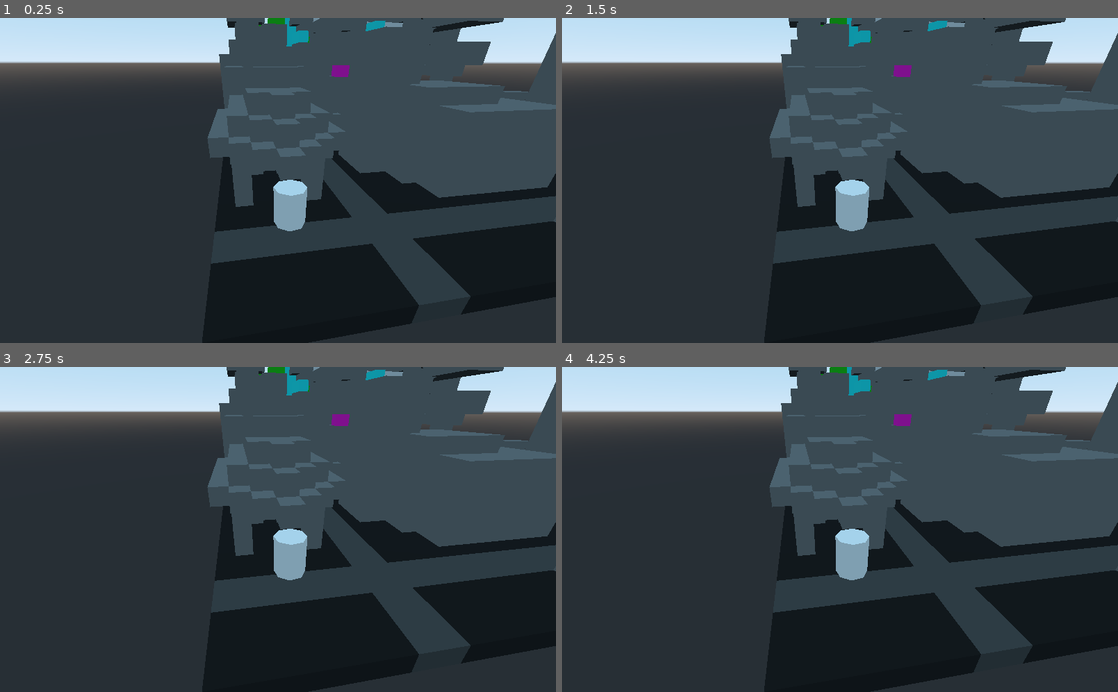
Above: before the commit, frames 1-4 (two rows, left to right).
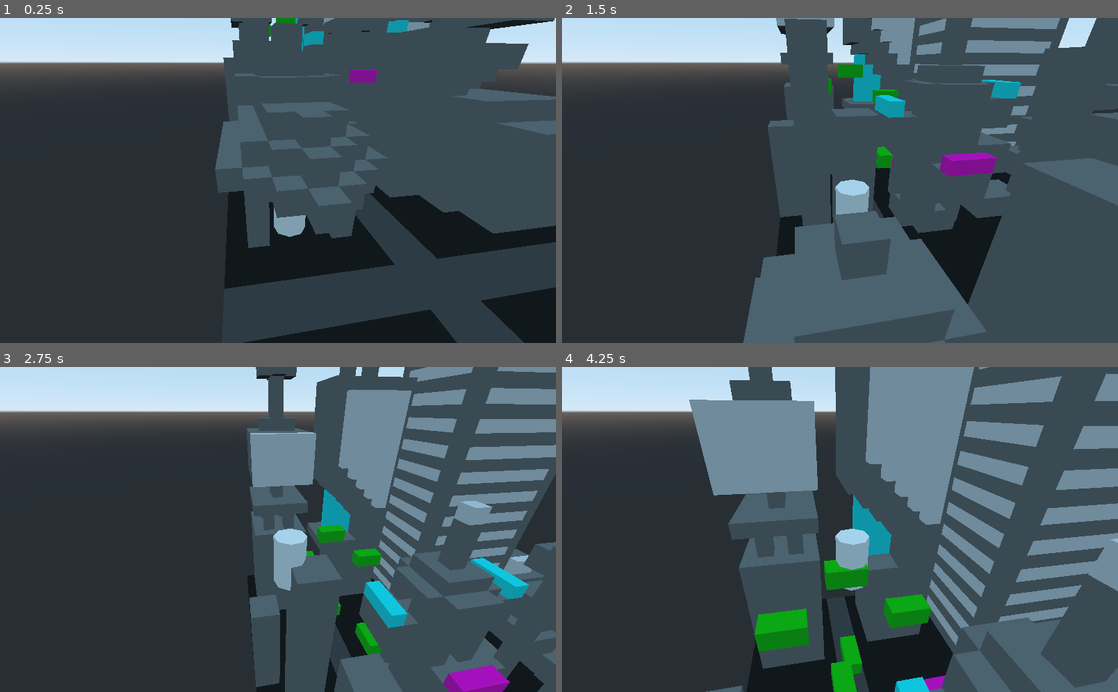
Above: after the commit, the same moments.

Repository: aZaamBie/OutrunDebt
Game: Godot game, scene res://Board.tscn
Same seed, same stepped clock (60 frames per second), same inputs: the game is played once before the commit and once after it.
Inputs (mouse positions are in pixels of both pictures, inside the frame that each line leads up to):
- Up to frame 1 (0.25 s): no input
- Up to frame 2 (1.5 s): move the mouse to (962, 164) at 0.52 s; click (962, 164) at 0.67 s; move the mouse to (728, 196) at 1.27 s; click (728, 196) at 1.42 s
- Up to frame 3 (2.75 s): move the mouse to (333, 458) at 2.02 s; click (333, 458) at 2.17 s
- Up to frame 4 (4.25 s): move the mouse to (812, 594) at 2.77 s; click (812, 594) at 2.92 s; move the mouse to (1006, 578) at 3.52 s; click (1006, 578) at 3.67 s

The runs differ from the first frame. In frame 1, 26% of the frame differs, in the area x 36-100%, y 0-100%; in frame 2, 37%; in frame 3, 43%; in frame 4, 49%, in the area x 22-100%, y 0-100%.
Error before the commit: Parse Error: The function "_ready" already exists in this class (at line 6). (res://Player.gd:22)
Error after the commit: Error connecting to signal: move_ready during yield(). (res://Player.gd:17)

Commit message:
Fixed bug
2 _ready functions in same class

Diff:
--- a/Board.tscn
+++ b/Board.tscn
@@ -42,14 +42,14 @@
 
 [node name="Area" type="Area" parent="City/Path/Player"]
 editor/display_folded = true
-transform = Transform( 1, 0, -1.49012e-08, 0, 1, 0, 0, 0, 1, 0, 0, 0 )
+transform = Transform( 1, 0, -1.49012e-008, 0, 1, 0, 0, 0, 1, 0, 0, 0 )
 
 [node name="CollisionShape" type="CollisionShape" parent="City/Path/Player/Area"]
-transform = Transform( 0.999999, 1.19209e-07, 4.44089e-15, 0, -4.37114e-08, 1, 1.04308e-07, -0.999999, -4.37114e-08, 0, 0, 0 )
+transform = Transform( 0.999999, 1.19209e-007, 4.44089e-015, 0, -4.37114e-008, 1, 1.04308e-007, -0.999999, -4.37114e-008, 0, 0, 0 )
 shape = SubResource( 2 )
 
 [node name="CSGCylinder" type="CSGCylinder" parent="City/Path/Player"]
-transform = Transform( 0.999999, 0, -1.63913e-07, 0, 1, 0, 8.9407e-08, 0, 0.999999, 0, 0, 0 )
+transform = Transform( 0.999999, 0, -1.63913e-007, 0, 1, 0, 8.9407e-008, 0, 0.999999, 0, 0, 0 )
 radius = 0.4
 height = 1.308
 
--- a/Player.gd
+++ b/Player.gd
@@ -6,6 +6,7 @@
 func _ready():
 	$Finances.connect("pay_rent", banker, "_on_player_pay_rent")
 	$Finances.connect("buy_property", banker, "_on_player_buy_property")
+	set_offset(offset + 0.1)
 
 func _process(delta):
 	# Moves player along the path
@@ -18,6 +19,3 @@
 func _input(event):
 	if event is InputEventMouseButton:
 		is_moving = !is_moving
-
-func _ready():
-	set_offset(offset + 0.1)
